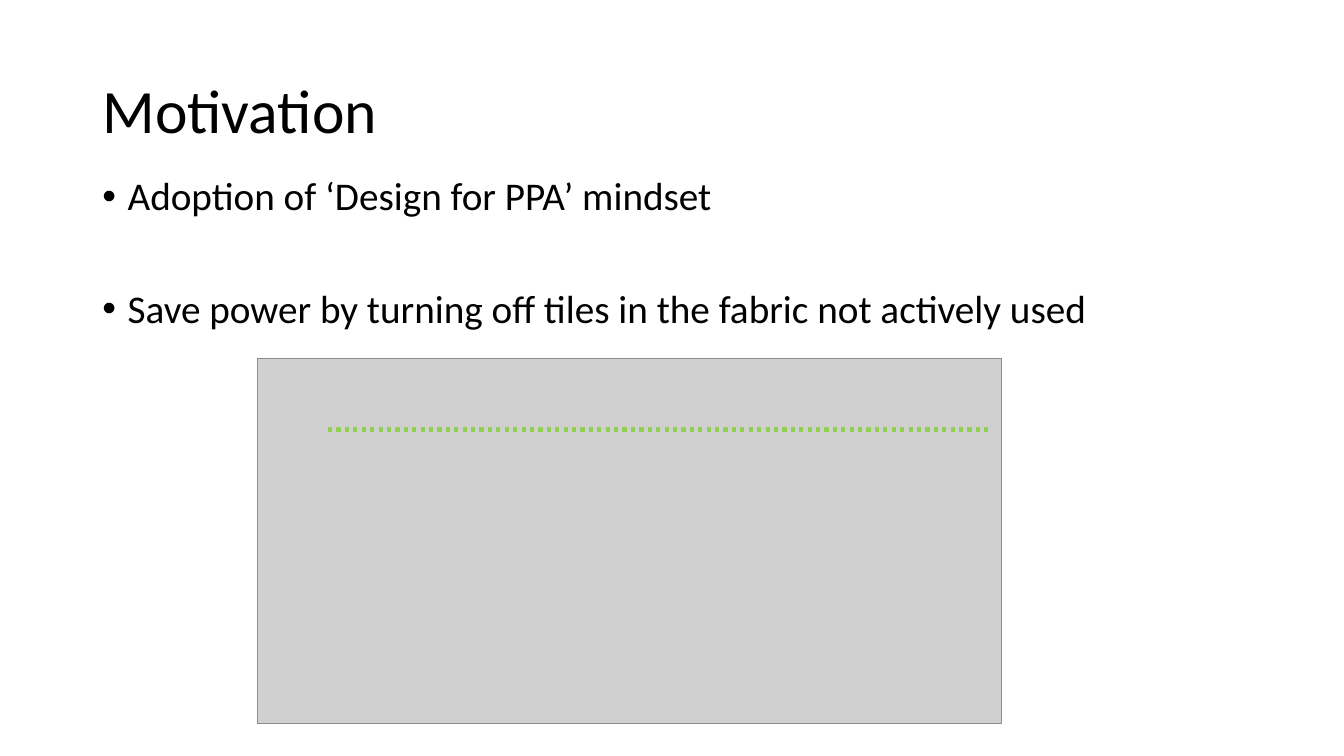
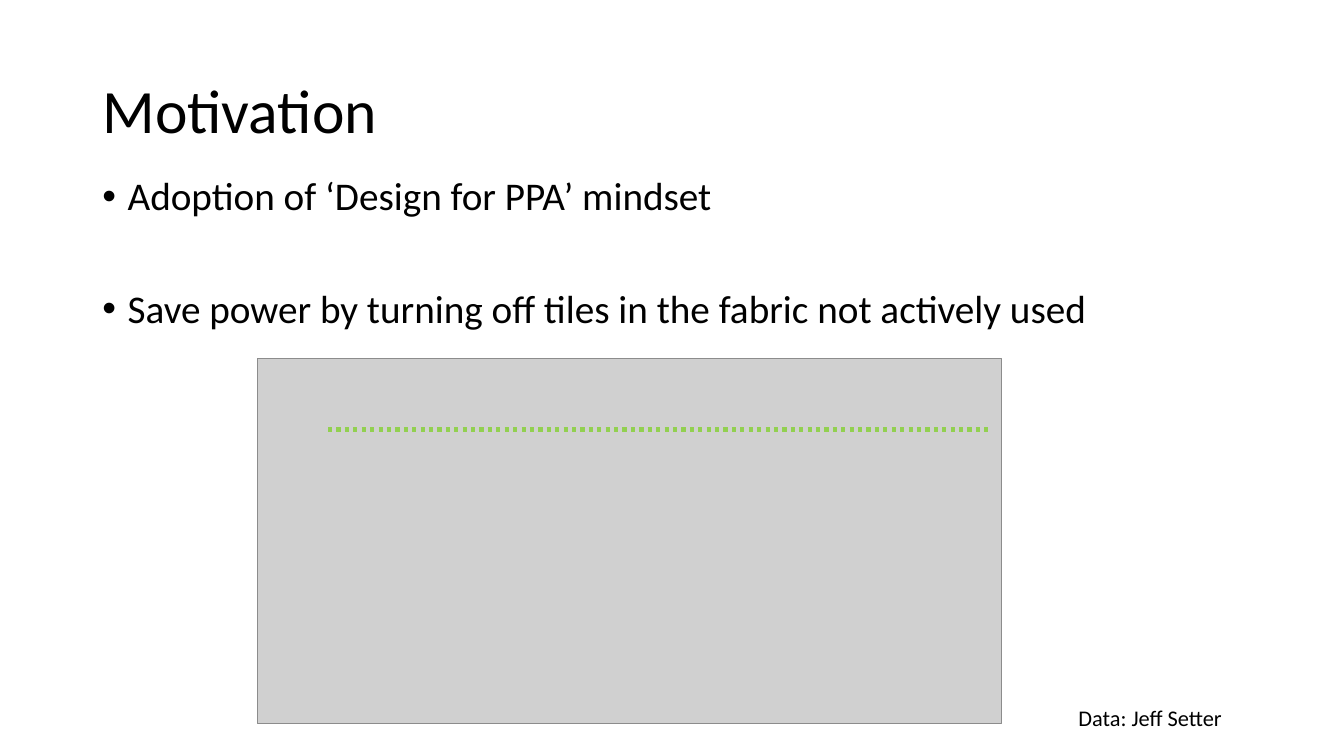
Before and after one commit to StanfordAHA/garnet, a slide deck: slide 31 of docs/garnet-block-diagrams.pptx. Drawn at 1344x756 pixels with LibreOffice and Linux fonts; fonts in the diff are those of the drawing; grey boxes stand for pictures. Boxes give left, top, right and bottom in pixels: in the first picture for what was removed or moved away, otherwise in the second. Text is boxed around its words. In the diff, an @@ line names an element or a change of style, - is before the commit and + after.

Commit message:
Update power domain section

```diff
--- a/docs/garnet-block-diagrams.pptx
+++ b/docs/garnet-block-diagrams.pptx
@@ text added at (1078, 710, 1222, 726), 16 pt, text #000000 @@
+Data: Jeff Setter
```
